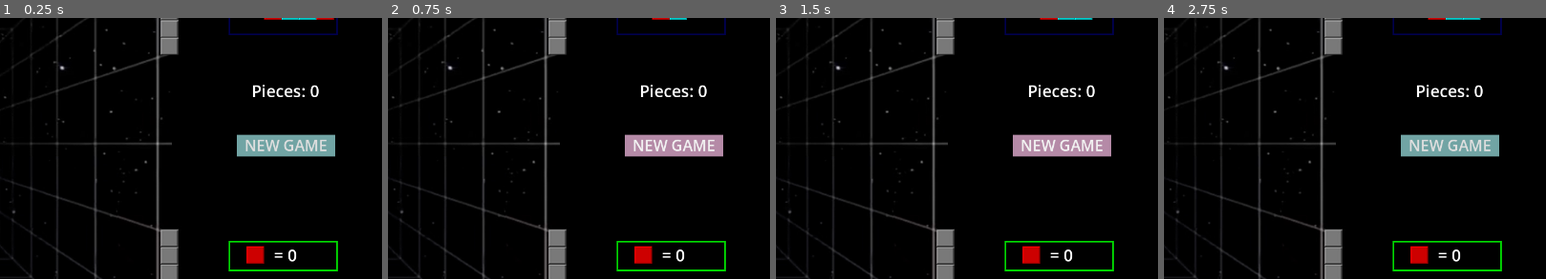
Above: before the commit, frames 1-4 (left to right).
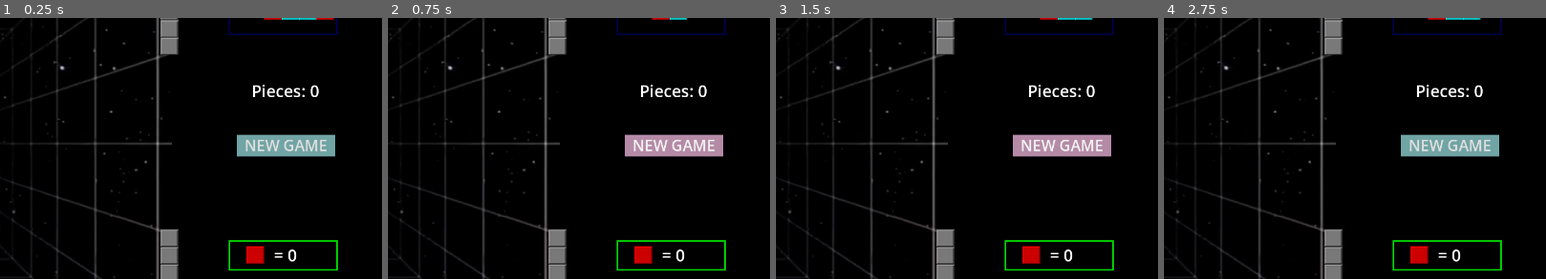
Above: after the commit, the same moments.

Repository: rodrivas78/new_dock_tetris
Game: Godot game, scene res://scenes/tile_map.tscn
The game is run twice, just before and just after one commit, with the same random seed, the same clock (stepped at 60 frames per second) and the same inputs.
Inputs (mouse positions are % of the whole screen's width and height, from its top left):
- Up to frame 1 (0.25 s): no input
- Up to frame 2 (0.75 s): click "NEW GAME" at 0.5 s
- Up to frame 3 (1.5 s): click "NEW GAME" at 1.25 s
- Up to frame 4 (2.75 s): click (0, 0) at 2 s
The pictures show only the part of the screen within x 50-100%, y 26-76%; the shares and areas given below are measured in that part.

The runs differ from the first frame. In frame 1, 0.4% of the frame differs, in the area x 59-89%, y 85-98%; in frame 2, 0.4%; in frame 3, 0.4%; in frame 4, 0.4%.

Commit message:
ajusta elementos de ui

Diff:
--- a/scenes/hud.tscn
+++ b/scenes/hud.tscn
@@ -41,9 +41,9 @@
 [node name="RedTilesPanel" type="Panel" parent="."]
 modulate = Color(0.168627, 0.85098, 0.231373, 1)
 offset_left = 1119.0
-offset_top = 662.0
+offset_top = 661.0
 offset_right = 1319.0
-offset_bottom = 718.0
+offset_bottom = 717.0
 theme_override_styles/panel = SubResource("StyleBoxFlat_gt3c6")
 script = ExtResource("1_ew37b")
 
